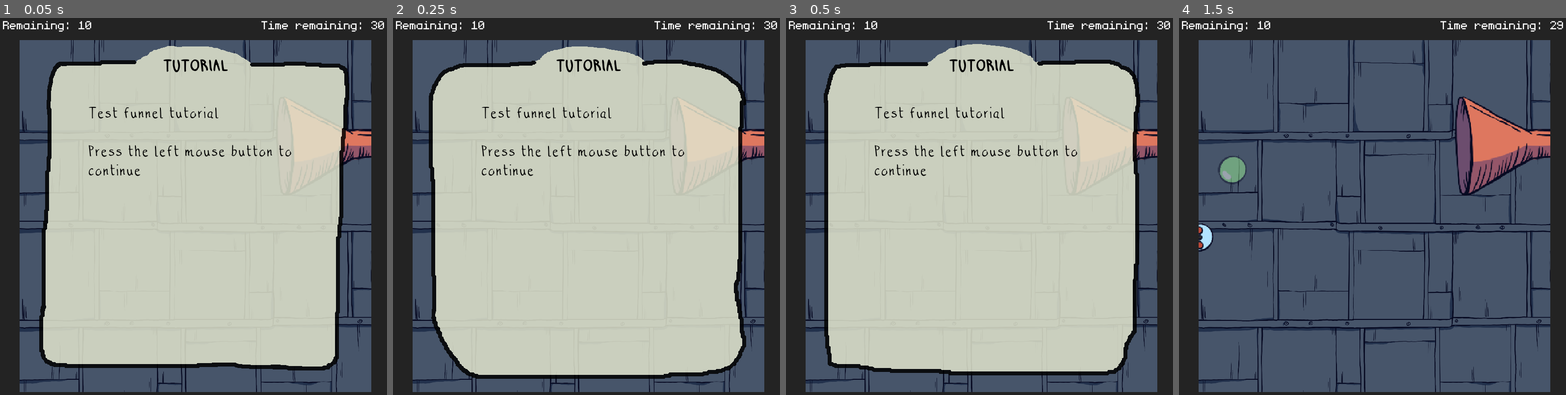
Above: before the commit, frames 1-4 (left to right).
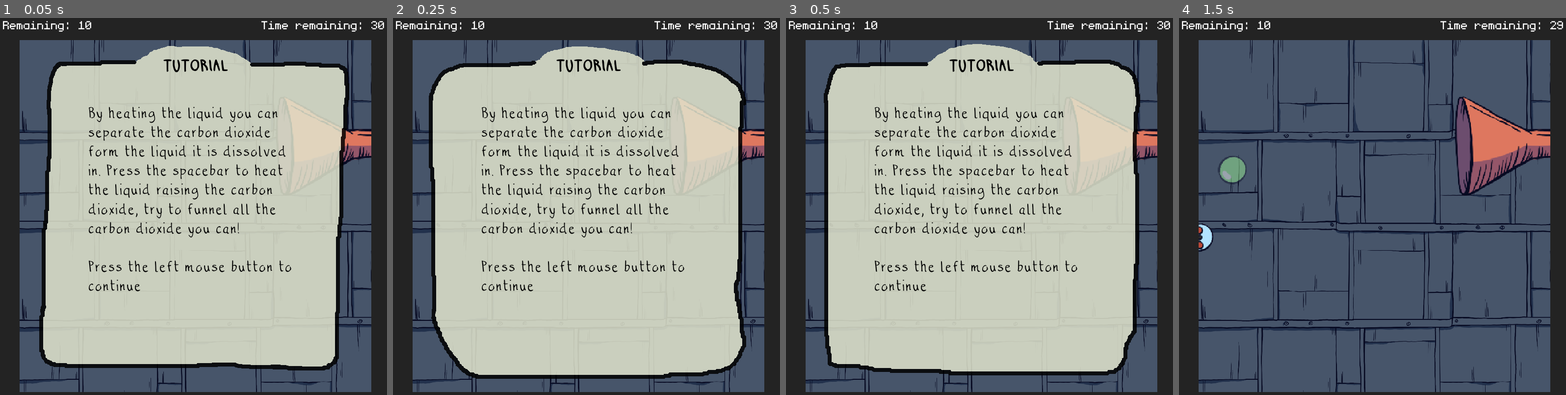
Above: after the commit, the same moments.

Repository: alessandrobason/ASGJam
Game: Godot game, scene res://Scenes/Funnel.tscn
Two runs of this game, one before a commit and one after it. Both use one fixed random seed, a clock stepped at 60 frames per second and the inputs below. The project has no main scene, so this scene is started directly.
Inputs (mouse positions are in pixels of both pictures, inside the frame that each line leads up to):
- Up to frame 1 (0.05 s): no input
- Up to frame 2 (0.25 s): no input
- Up to frame 3 (0.5 s): no input
- Up to frame 4 (1.5 s): move the mouse to (1461, 187) at 0.52 s; click (1461, 187) at 0.6 s; move the mouse to (1295, 225) at 1.27 s; tap Space (space_bar) at 1.35 s

The runs differ from the first frame. In frame 1, 3.1% of the frame differs, in the area x 22-76%, y 23-73%; in frame 2, 3.1%; in frame 3, 3.1%; in frame 4, nothing differs.

Commit message:
Descriptions
Success  and failure updated

Diff:
--- a/game/Scenes/Funnel.tscn
+++ b/game/Scenes/Funnel.tscn
@@ -91,11 +91,16 @@
 shape = SubResource( 1 )
 
 [node name="tutorial" parent="." instance=ExtResource( 7 )]
-tutorial_text = "Test funnel tutorial
+tutorial_text = "By heating the liquid you can separate the carbon dioxide form the liquid it is dissolved in. Press the spacebar to heat the liquid raising the carbon dioxide, try to funnel all the carbon dioxide you can!
 
 Press the left mouse button to continue"
 
 [node name="ending" parent="." instance=ExtResource( 8 )]
+success_text = "Success
+
+You heated and funnelled enough carbon dioxide, press escape to continue to the next stage!"
+failure_text = "Failure
+you didn’t funnel enough carbon dioxide, press escape to return to the main menu."
 next_scene = ExtResource( 9 )
 
 [connection signal="body_entered" from="Control/Funnel" to="." method="_on_Funnel_body_entered"]
--- a/game/Scenes/Pipes.tscn
+++ b/game/Scenes/Pipes.tscn
@@ -74,6 +74,14 @@
 [node name="tutorial" parent="." instance=ExtResource( 7 )]
 tutorial_text = "Pipes tutorial
 
+We’ve got our liquid carbon dioxide ready to be pumped underground… Oh No! the pipeline for the underground carbon dioxide storage is incomplete, can you help? Click the pipes to rotate them ninety degrees, connect the starting green pipe with the finishing red pipe.
 Press the left mouse button to continue."
 
 [node name="ending" parent="." instance=ExtResource( 8 )]
+success_text = "Success
+Success – You
+ have stored the carbon dioxide. A brighter future awaits.
+
+press escape to return to the menu"
+failure_text = "Failure
+Carbon dioxide is freely released into the atmosphere, International scandal erupts, a black mark has been put on Carbon Capture tech  press escape to retry"
